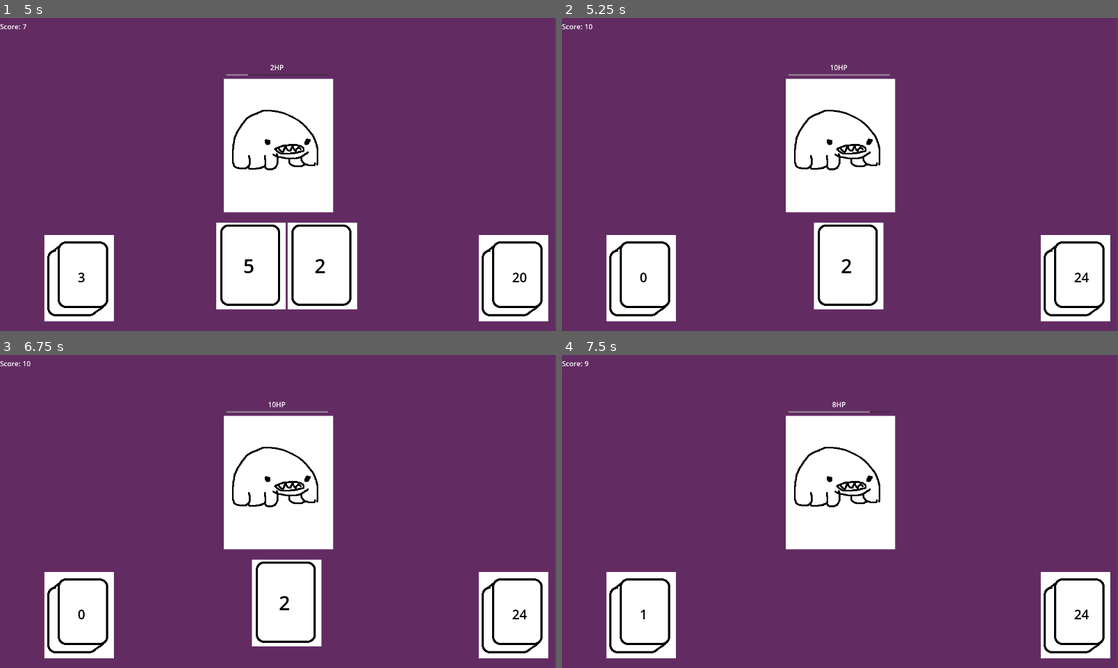
Above: before the commit, frames 1-4 (two rows, left to right).
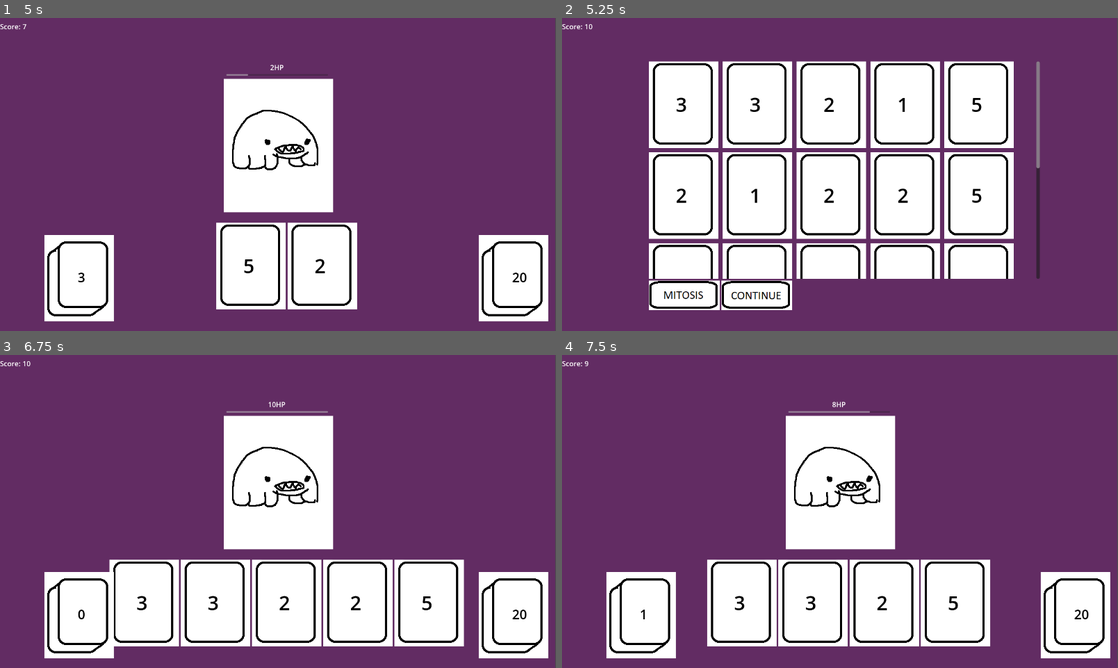
Above: after the commit, the same moments.

Repository: SebMarson/gmtk-gamejam-2024
Game: Godot game, scene res://scenes/start_screen.tscn
The game is run twice, just before and just after one commit, with the same random seed, the same clock (stepped at 60 frames per second) and the same inputs.
Inputs (mouse positions are in pixels of both pictures, inside the frame that each line leads up to):
- Up to frame 1 (5 s): click (261, 187) at 0.5 s; tap Enter at 1.25, 2.75, 4.25 s; move the mouse to (511, 277) at 1.27 s; click (511, 277) at 1.42 s; tap Space at 2, 3.5 s; move the mouse to (77, 277) at 2.02 s; click (77, 277) at 2.17 s; move the mouse to (144, 265) at 2.77 s; click (144, 265) at 2.92 s; move the mouse to (177, 265) at 3.52 s; click (177, 265) at 3.67 s; move the mouse to (216, 265) at 4.27 s; click (216, 265) at 4.42 s
- Up to frame 2 (5.25 s): tap Space at 5 s; move the mouse to (812, 265) at 5.02 s; click (812, 265) at 5.17 s
- Up to frame 3 (6.75 s): click (122, 633) at 5.77 s; click (194, 633) at 6.52 s
- Up to frame 4 (7.5 s): move the mouse to (851, 602) at 7.27 s; click (851, 602) at 7.42 s

Frame 1 is identical in both runs. In frame 2, 45% of the frame differs, in the area x 8-99%, y 13-97%; in frame 3, 14%; in frame 4, 14%.

Commit message:
Added deck screen after each fight

Diff:
--- a/scenes/card.gd
+++ b/scenes/card.gd
@@ -1,24 +1,32 @@
 extends Control
 
 var level
-var damage
+var damage: int
 var effect
 var essence
+
+# Set to true if the card is in the hand, in play, set to false if it's in the deck
+var inPlay: bool
+
+# Set to 0 if it's not currently selected, set to 1 if it has been selected
+var selected: bool
 
 func _init() -> void:
 	print("Created a card")
 	damage = RandomNumberGenerator.new().randi_range(1, 5)
 	effect = ""
 	essence = null
+	inPlay = false
 
 # Called when the node enters the scene tree for the first time.
 func _ready() -> void:
 	print("Card drawn")
 	custom_minimum_size = $CardSprite.texture.get_size()
 	$Label.text = str(damage)
+	selected = false
 
 # Called every frame. 'delta' is the elapsed time since the previous frame.
-func _process(delta: float) -> void:
+func _process(_delta: float) -> void:
 	pass
 
 func _gui_input(event) -> void:
@@ -39,15 +47,20 @@
 
 func play_card() -> void:
 	print("Card clicked on")
-	if (damage > 0):
-		level.currentMonster.dealDamage(self, damage)
+	if (inPlay):
+		if (damage > 0) and (level.currentMonster != null):
+			level.currentMonster.dealDamage(self, damage)
 
-	# Remove this card from the hand
-	#level.hand.cards.erase(self)
-	level.hand.removeCard(self)
+		# Remove this card from the hand
+		level.hand.removeCard(self)
 
-	# Add this card to the discard deck
-	level.discardDeck.addCard(self)
+		# Add this card to the discard deck
+		level.discardDeck.addCard(self)
 
-	# Prompt level to do its post user-go stuff
-	level.postUserGo()
+		# Mark self as no longer in play
+		inPlay = false
+
+		# Prompt level to do its post user-go stuff
+		level.postUserGo()
+	else:
+		print("Mitosis")
--- a/scenes/card.tscn
+++ b/scenes/card.tscn
@@ -13,7 +13,7 @@
 
 
 # Called every frame. 'delta' is the elapsed time since the previous frame.
-func _process(delta: float) -> void:
+func _process(_delta: float) -> void:
 	pass
 "
 
--- a/scenes/deck.gd
+++ b/scenes/deck.gd
@@ -14,7 +14,7 @@
 	setupDeck()
 
 # Called every frame. 'delta' is the elapsed time since the previous frame.
-func _process(delta: float) -> void:
+func _process(_delta: float) -> void:
 	pass
 
 func _gui_input(event) -> void:
@@ -25,11 +25,16 @@
 
 func setupDeck() -> void:
 	print("DECK SIZE: " + str(DECK_SIZE))
+	var cardScene : PackedScene = load("res://scenes/card.tscn")
 	if (DECK_SIZE > 0):
 		for n in DECK_SIZE:
-			var cardScene : PackedScene = load("res://scenes/card.tscn")
 			cards.append(cardScene.instantiate())
 	$Label.text = str(cards.size())
+
+func drawCard() -> Node:
+	var card = getCardAtRandom()
+	card.inPlay = true
+	return card
 
 func getCardAtRandom() -> Node:
 	if cards.size() > 0:
--- a/scenes/deck_screen.gd
+++ b/scenes/deck_screen.gd
@@ -1,11 +1,37 @@
 extends Control
 
+var level
+var cards = []
 
 # Called when the node enters the scene tree for the first time.
 func _ready() -> void:
-	# Load cards from deck
+	# Set size of scroll container to fill this control node
+	$DeckSVBoxContainer.size = size
+	$DeckSVBoxContainer/DeckSScrollContainer.custom_minimum_size = size
+
+	# Set grid container padding margins
+	$DeckSVBoxContainer/DeckSScrollContainer/DeckSGridContainer.add_theme_constant_override("h_separation", 10)
+	$DeckSVBoxContainer/DeckSScrollContainer/DeckSGridContainer.add_theme_constant_override("v_separation", 10)
 
 
+func loadCards() -> void:
+	# Load cards from deck
+	cards = level.drawDeck.cards
+	for card in cards:
+		$DeckSVBoxContainer/DeckSScrollContainer/DeckSGridContainer.add_child(card)
+
 # Called every frame. 'delta' is the elapsed time since the previous frame.
-func _process(delta: float) -> void:
+func _process(_delta: float) -> void:
 	pass
+
+func setLevel(levelRef) -> void:
+	level = levelRef
+
+
+func _on_continue_button_pressed() -> void:
+	for card in cards:
+		$DeckSVBoxContainer/DeckSScrollContainer/DeckSGridContainer.remove_child(card)
+
+	cards = []
+
+	level.continueFights()
--- a/scenes/deck_screen.tscn
+++ b/scenes/deck_screen.tscn
@@ -1,15 +1,41 @@
-[gd_scene load_steps=2 format=3 uid="uid://x8vkx05g61si"]
+[gd_scene load_steps=6 format=3 uid="uid://x8vkx05g61si"]
 
 [ext_resource type="Script" path="res://scenes/deck_screen.gd" id="1_0qqtj"]
+[ext_resource type="Texture2D" uid="uid://dxbhyw2ebh0p8" path="res://graphics/buttons/mitosis_button.png" id="2_kt3am"]
+[ext_resource type="Texture2D" uid="uid://dm01lnakw02g4" path="res://graphics/buttons/mitosis_button_hover.png" id="3_w0jxm"]
+[ext_resource type="Texture2D" uid="uid://c4f5wv02d0yo" path="res://graphics/buttons/continue_button.png" id="4_jvemk"]
+[ext_resource type="Texture2D" uid="uid://k1t62vgoi8gu" path="res://graphics/buttons/continue_button_hover.png" id="5_u71p8"]
 
 [node name="DeckScreen" type="Control"]
 layout_mode = 3
 anchors_preset = 0
-offset_right = 40.0
-offset_bottom = 40.0
+offset_right = 800.0
+offset_bottom = 500.0
 script = ExtResource("1_0qqtj")
 
-[node name="GridContainer" type="GridContainer" parent="."]
+[node name="DeckSVBoxContainer" type="VBoxContainer" parent="."]
 layout_mode = 0
 offset_right = 40.0
 offset_bottom = 40.0
+
+[node name="DeckSScrollContainer" type="ScrollContainer" parent="DeckSVBoxContainer"]
+layout_mode = 2
+
+[node name="DeckSGridContainer" type="GridContainer" parent="DeckSVBoxContainer/DeckSScrollContainer"]
+layout_mode = 2
+columns = 5
+
+[node name="DeckSHBoxContainer" type="HBoxContainer" parent="DeckSVBoxContainer"]
+layout_mode = 2
+
+[node name="MitosisButton" type="TextureButton" parent="DeckSVBoxContainer/DeckSHBoxContainer"]
+layout_mode = 2
+texture_normal = ExtResource("2_kt3am")
+texture_pressed = ExtResource("3_w0jxm")
+
+[node name="ContinueButton" type="TextureButton" parent="DeckSVBoxContainer/DeckSHBoxContainer"]
+layout_mode = 2
+texture_normal = ExtResource("4_jvemk")
+texture_pressed = ExtResource("5_u71p8")
+
+[connection signal="pressed" from="DeckSVBoxContainer/DeckSHBoxContainer/ContinueButton" to="." method="_on_continue_button_pressed"]
--- a/scenes/hand.gd
+++ b/scenes/hand.gd
@@ -9,16 +9,15 @@
 	position = Vector2((1280/2), 550)
 
 # Called every frame. 'delta' is the elapsed time since the previous frame.
-func _process(delta: float) -> void:
+func _process(_delta: float) -> void:
 	pass
 
 func setLevel(levelRef) -> void:
 	level = levelRef
 
 func draw() -> void:
-	var cardScene : PackedScene = load("res://scenes/card.tscn")
 	for n in (MAX_HAND_SIZE - cards.size()):
-		var card = level.drawDeck.getCardAtRandom()
+		var card = level.drawDeck.drawCard()
 		if card != null:
 			cards.append(card)
 		else:
@@ -26,8 +25,23 @@
 
 	for card in cards:
 		card.setLevel(level)
-		$HBoxContainer.add_child(card)
+		$HandHBoxContainer.add_child(card)
+
+func discardHand() -> void:
+	# REMEMBER THIS IS ARRAY NOT ARRAYLIST, ITERATING AND REMOVING IS BAD
+	for card in cards:
+		# Remove this card from the hand on screen
+		$HandHBoxContainer.remove_child(card)
+
+		# Add this card to the discard deck
+		level.discardDeck.addCard(card)
+
+		# Mark self as no longer in play
+		card.inPlay = false
+
+	# Clear cards array
+	cards = []
 
 func removeCard(card) -> void:
 	cards.erase(card)
-	$HBoxContainer.remove_child(card)
+	$HandHBoxContainer.remove_child(card)
--- a/scenes/hand.tscn
+++ b/scenes/hand.tscn
@@ -5,7 +5,7 @@
 [node name="Hand" type="Node2D"]
 script = ExtResource("1_fiy81")
 
-[node name="HBoxContainer" type="HBoxContainer" parent="."]
+[node name="HandHBoxContainer" type="HBoxContainer" parent="."]
 anchors_preset = 8
 anchor_left = 0.5
 anchor_top = 0.5
--- a/scenes/level.gd
+++ b/scenes/level.gd
@@ -3,12 +3,16 @@
 var handScene : PackedScene = load("res://scenes/hand.tscn")
 var deckScene : PackedScene = load("res://scenes/deck.tscn")
 var monsterScene : PackedScene = load("res://scenes/monster.tscn")
+var deckScreenScene = load("res://scenes/deck_screen.tscn")
 
 var shaders = {}
 
+# UI Elements
 var hand
 var drawDeck
 var discardDeck
+var deckScreen
+
 var currentMonster
 
 func _init() -> void:
@@ -36,13 +40,19 @@
 	hand.draw()
 	add_child(hand)
 
+	# Initialize deck screen
+	deckScreen = deckScreenScene.instantiate()
+	deckScreen.setLevel(self)
+	deckScreen.position = Vector2(200, 100)
+	deckScreen.size = Vector2(900, 500)
+
 	loadShaders()
 
 	# Load monster
 	spawnMonster()
 
 # Called every frame. 'delta' is the elapsed time since the previous frame.
-func _process(delta: float) -> void:
+func _process(_delta: float) -> void:
 	pass
 
 func loadShaders() -> void:
@@ -75,10 +85,25 @@
 		# Monster alive, continue fight
 		currentMonster.attack()
 	else:
+		# Discard hand into the discard deckz
+		hand.discardHand()
+
 		# The monster is dead, shuffle cards back into draw deck
 		shuffleDiscard()
 
 		# Show deck screen
-		# get_tree().change_scene_to_file("res://scenes/deck_screen.tscn")
+		remove_child(hand)
+		remove_child(drawDeck)
+		remove_child(discardDeck)
+		add_child(deckScreen)
+		deckScreen.loadCards()
+
+func continueFights() -> void:
+		# Hide deck screen
+		add_child(hand)
+		add_child(drawDeck)
+		add_child(discardDeck)
+		remove_child(deckScreen)
 
 		spawnMonster()
+		hand.draw()
--- a/scenes/monster.gd
+++ b/scenes/monster.gd
@@ -16,7 +16,7 @@
 	hitSound = $HitHurt
 
 # Called every frame. 'delta' is the elapsed time since the previous frame.
-func _process(delta: float) -> void:
+func _process(_delta: float) -> void:
 	pass
 
 func dealDamage(card, damage) -> void:
--- a/scenes/start_button.gd
+++ b/scenes/start_button.gd
@@ -7,5 +7,5 @@
 
 
 # Called every frame. 'delta' is the elapsed time since the previous frame.
-func _process(delta: float) -> void:
+func _process(_delta: float) -> void:
 	pass
--- a/scenes/start_screen.gd
+++ b/scenes/start_screen.gd
@@ -7,7 +7,7 @@
 
 
 # Called every frame. 'delta' is the elapsed time since the previous frame.
-func _process(delta: float) -> void:
+func _process(_delta: float) -> void:
 	pass
 
 
Binary file added: graphics/buttons/continue_button.png
Not shown, added: graphics/buttons/continue_button.png.import
Binary file added: graphics/buttons/continue_button_hover.png
Not shown, added: graphics/buttons/continue_button_hover.png.import
Binary file added: graphics/buttons/mitosis_button.png
Not shown, added: graphics/buttons/mitosis_button.png.import
Binary file added: graphics/buttons/mitosis_button_hover.png
Not shown, added: graphics/buttons/mitosis_button_hover.png.import
